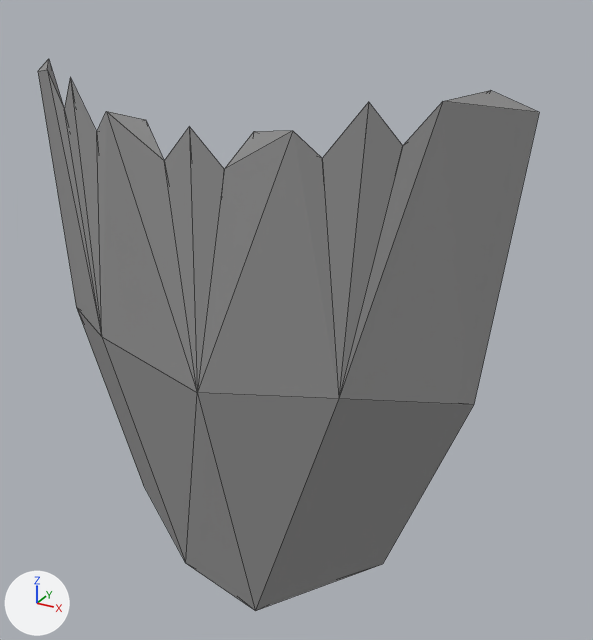
What one commit did to the Blender file props/powerup.blend.
Before and after are seen from a 50 mm lens placed at (1.33, -1.98, 1.11), pointed at (0.16, 0.17, 0.04). The axes (+X, +Y, +Z) are drawn at lower left. The lights are the same throughout. Mesh edges are drawn as thin lines. The same objects are shown in both versions, whatever each file hides.

In view in the first picture: 'shield'.
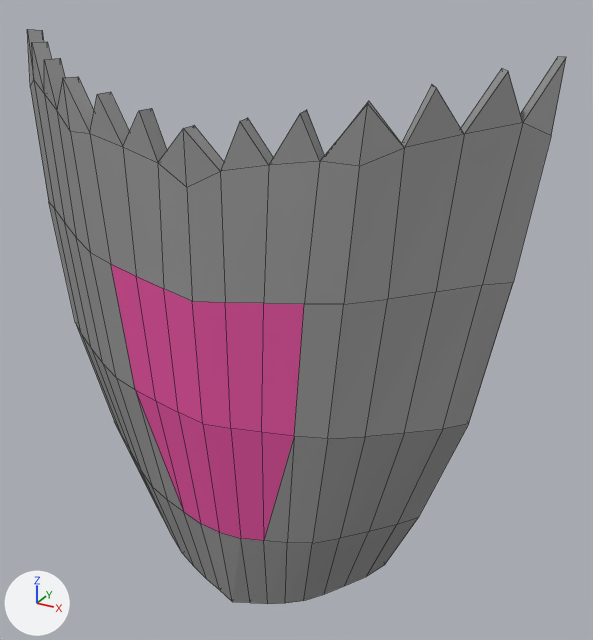
What differs and where, as boxes [x1, y1, x2, y2] in the pictures (593 x 640 px):
```json
{"object": "shield", "change": "reshaped, modifiers changed", "before": [38, 59, 539, 611], "after": [27, 29, 566, 604], "on screen": "8% wider"}
{"part": 1, "of": "me_plane", "change": "built on", "before": [102, 337, 339, 611], "after": [135, 390, 294, 543]}
{"part": 2, "of": "me_plane", "change": "recoloured", "before": [186, 393, 255, 610], "after": [111, 264, 304, 541], "on screen": "grey to pink"}
```

The change, as JSON lines over the scene's bpy script:
```json
{"block": "me_plane", "where": "# used by ob_shield; location = (0.0, 0.0, 0.0)"}
{"block": "me_plane", "where": "# verts and faces of me_plane; kept vertices keep their numbers, new ones are numbered from 52"}
{"block": "me_plane", "where": "# before: 28 (0.3, -0.11, -0.2), 29 (0.2, -0.13, -0.2), 34 (0.25, -0.06, -0.66), 35 (0.16, -0.07, -0.67)"}
{"op": "remove", "block": "me_plane", "code": "me_plane.from_pydata(...)  # 52 vertices, 40 faces; spans x 0.0..0.9, y -0.18..0.18, z -1.03..0.9"}
{"op": "add", "block": "me_plane", "code": "me_plane.from_pydata(...)  # 52 vertices, 41 faces; spans x 0.0..0.9, y -0.18..0.18, z -1.03..0.9"}
{"block": "me_plane", "change": "me_plane part 1"}
{"op": "add", "block": "me_plane", "code": "delete_faces([(28, 29, 35, 34)])"}
{"op": "add", "block": "me_plane", "code": "faces += [(28, 29, 35)]  # mat_material_001 (pink #e75aa4)"}
{"op": "add", "block": "me_plane", "code": "faces += [(28, 35, 34)]  # mat_material (grey #979797)"}
{"block": "me_plane", "change": "me_plane part 2: 5 faces spanning x 0.0..0.34, y -0.18..-0.07, z -0.68..0.24 switch from mat_material (grey #979797) to mat_material_001 (pink #e75aa4)"}
{"op": "remove", "block": "ob_shield", "code": "_m = ob_shield.modifiers.new('Decimate', 'DECIMATE')"}
{"op": "remove", "block": "ob_shield", "code": "_m.ratio = 0.165"}
```
